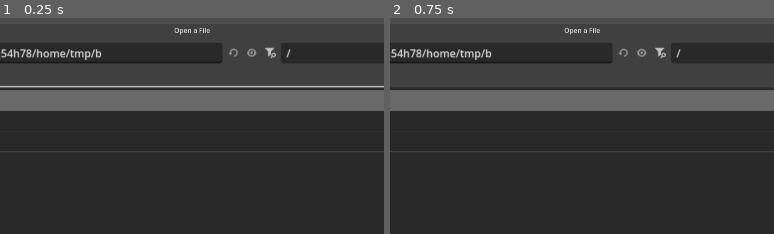
Above: before the commit, frames 1-2 (left to right).
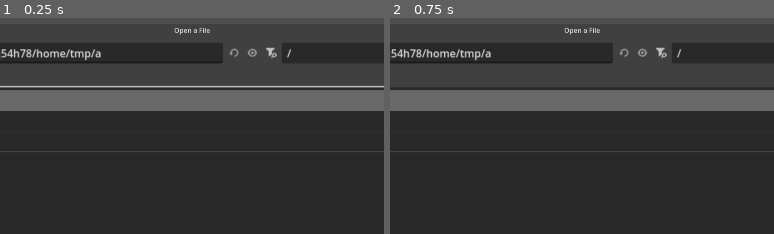
Above: after the commit, the same moments.

Repository: sirseagull69/PokemonSoulSilver-HD
Game: Godot game, scene res://main.tscn
The game is run twice, just before and just after one commit, with the same random seed, the same clock (stepped at 60 frames per second) and the same inputs.
Inputs (mouse positions are % of the whole screen's width and height, from its top left):
- Up to frame 1 (0.25 s): no input
- Up to frame 2 (0.75 s): click (34, 87) at 0.52 s; type "12" at 0.6 s
The pictures show only the part of the screen within x 27-77%, y 0-50%; the shares and areas given below are measured in that part.

The runs differ from the first frame. In frame 1, 0.2% of the frame differs, in the area x 24-76%, y 13-19%; in frame 2, 0.2%.

Commit message:
0.2: Tag/Nacht repariert, Wetter, Wolkenschatten, Sonnenstrahlen, Regen, Nebel, Lichter nachts
Co-Authored-By: Claude Opus 5.5 <noreply@anthropic.com>
Claude-Session: https://claude.ai/code/session_01FfpmogJasVcYYCnjjh3x2Q

Diff:
--- a/engine/main.gd
+++ b/engine/main.gd
@@ -12,11 +12,10 @@
 var _yaw := 0.0
 var _pitch := -48.0
 var _dist := 16.0
-var _env: WorldEnvironment
-var _sun: DirectionalLight3D
-var _day := true
+var _atmo: Atmosphere
 var _fx := true
 var _label := Label.new()
+var _hilfe := ""
 
 
 func _ready() -> void:
@@ -157,11 +156,11 @@
 	var loader := MapLoader.new(rom, Look.material)
 	var town := loader.load_town("T20", 1)
 	add_child(town)
-	_env = Look.environment(_day)
-	add_child(_env)
-	_sun = Look.sun(_day)
-	add_child(_sun)
 	add_child(_focus)
+	_atmo = Atmosphere.new()
+	_atmo.follow = _focus
+	add_child(_atmo)
+	_atmo.add_lamps_for(town)
 	_cam.attributes = Look.camera_attributes()
 	_cam.fov = 32.0
 	_focus.add_child(_cam)
@@ -174,7 +173,8 @@
 	marker.mesh = cap
 	marker.position = Vector3(0, 1.0, 0)
 	_focus.add_child(marker)
-	_status("Neuborkia geladen (%d ms). A: Tag/Nacht · B: Effekte" % (Time.get_ticks_msec() - t0))
+	_hilfe = "A: Tag/Nacht · Y: Wetter · B: Effekte an/aus"
+	_status("Neuborkia geladen (%d ms)\n%s" % [Time.get_ticks_msec() - t0, _hilfe])
 
 
 func _process(delta: float) -> void:
@@ -200,23 +200,27 @@
 		ca.dof_blur_near_distance = max(_dist - 7.0, 1.0)
 
 
-func _unhandled_input(e: InputEvent) -> void:
-	if _env == null:
-		return
-	if e.is_action_pressed("ui_accept") or (e is InputEventKey and e.pressed and e.keycode == KEY_T):
-		_day = not _day
-		_env.queue_free(); _sun.queue_free()
-		_env = Look.environment(_day); _sun = Look.sun(_day)
-		add_child(_env); add_child(_sun)
-		_env.environment.ssao_enabled = _fx
-	elif e.is_action_pressed("ui_cancel") or (e is InputEventKey and e.pressed and e.keycode == KEY_F):
-		_fx = not _fx
-		var env := _env.environment
-		env.ssao_enabled = _fx
-		env.glow_enabled = _fx
-		env.adjustment_enabled = _fx
-		_sun.shadow_enabled = _fx
-		var ca := _cam.attributes as CameraAttributesPractical
-		ca.dof_blur_far_enabled = _fx
-		ca.dof_blur_near_enabled = _fx
-		_status("Effekte " + ("an" if _fx else "aus"))
+func _input(e: InputEvent) -> void:
+	if _atmo == null:
+		return
+	var btn := -1
+	if e is InputEventJoypadButton and e.pressed:
+		btn = e.button_index
+	elif e is InputEventKey and e.pressed and not e.echo:
+		match e.keycode:
+			KEY_T: btn = JOY_BUTTON_A
+			KEY_F: btn = JOY_BUTTON_B
+			KEY_W: btn = JOY_BUTTON_Y
+	match btn:
+		JOY_BUTTON_A:
+			_atmo.toggle_day()
+			_status(("Tag" if _atmo.is_day() else "Nacht") + "\n" + _hilfe)
+		JOY_BUTTON_Y, JOY_BUTTON_X:
+			_status("Wetter: " + _atmo.next_weather() + "\n" + _hilfe)
+		JOY_BUTTON_B:
+			_fx = not _fx
+			_atmo.set_effects(_fx)
+			var ca := _cam.attributes as CameraAttributesPractical
+			ca.dof_blur_far_enabled = _fx
+			ca.dof_blur_near_enabled = _fx
+			_status("Effekte " + ("an" if _fx else "aus") + "\n" + _hilfe)
--- /dev/null
+++ b/engine/world/atmosphere.gd
@@ -0,0 +1,209 @@
+class_name Atmosphere
+extends Node3D
+## Tageszeit, Wetter und Licht-Stimmung in einem Knoten.
+## Alles wird weich überblendet; es gibt nur EINE WorldEnvironment.
+
+enum Wetter { KLAR, WOLKIG, REGEN, NEBEL }
+const WETTER_NAMEN := ["Klar", "Wolkig", "Regen", "Nebel"]
+
+var time_of_day := 13.0          # 0..24
+var _target_time := 13.0
+var wetter := Wetter.KLAR
+var effects := true
+var _w := [1.0, 0.0, 0.0, 0.0]   # aktuelle Wetter-Gewichte (weich)
+
+var env := Environment.new()
+var _we := WorldEnvironment.new()
+var sun := DirectionalLight3D.new()
+var _clouds := Decal.new()
+var _rain := GPUParticles3D.new()
+var _lamps: Array[OmniLight3D] = []
+var follow: Node3D               # Regen folgt diesem Knoten (Kamera-Fokus)
+
+
+func _ready() -> void:
+	_we.environment = env
+	add_child(_we)
+	sun.shadow_enabled = true
+	sun.shadow_blur = 1.5
+	sun.directional_shadow_max_distance = 80.0
+	sun.light_volumetric_fog_energy = 1.6
+	add_child(sun)
+	_setup_env()
+	_setup_clouds()
+	_setup_rain()
+	_apply(1.0)
+
+
+func _setup_env() -> void:
+	env.background_mode = Environment.BG_COLOR
+	env.ambient_light_source = Environment.AMBIENT_SOURCE_COLOR
+	env.tonemap_mode = Environment.TONE_MAPPER_FILMIC
+	env.tonemap_exposure = 1.05
+	env.ssao_enabled = true
+	env.ssao_radius = 1.2
+	env.ssao_intensity = 2.2
+	env.ssao_power = 1.6
+	env.glow_enabled = true
+	env.glow_intensity = 0.6
+	env.glow_bloom = 0.08
+	env.glow_hdr_threshold = 0.95
+	env.adjustment_enabled = true
+	env.fog_enabled = true
+	# Volumetrischer Nebel = sichtbare Sonnenstrahlen zwischen Bäumen und Häusern
+	env.volumetric_fog_enabled = true
+	env.volumetric_fog_density = 0.012
+	env.volumetric_fog_length = 48.0
+	env.volumetric_fog_detail_spread = 2.0
+	env.volumetric_fog_ambient_inject = 0.15
+	env.volumetric_fog_anisotropy = 0.6
+
+
+## Wandernde Wolkenschatten: großes Decal mit Rauschen, das langsam driftet.
+func _setup_clouds() -> void:
+	var noise := FastNoiseLite.new()
+	noise.noise_type = FastNoiseLite.TYPE_SIMPLEX_SMOOTH
+	noise.frequency = 0.006
+	noise.fractal_octaves = 4
+	var grad := Gradient.new()
+	grad.set_color(0, Color(0, 0, 0, 0))
+	grad.set_color(1, Color(0, 0, 0, 1))
+	grad.add_point(0.45, Color(0, 0, 0, 0))
+	grad.add_point(0.62, Color(0, 0, 0, 0.85))
+	var tex := NoiseTexture2D.new()
+	tex.width = 512
+	tex.height = 512
+	tex.seamless = true
+	tex.noise = noise
+	tex.color_ramp = grad
+	_clouds.texture_albedo = tex
+	_clouds.size = Vector3(220, 80, 220)
+	_clouds.position = Vector3(0, 20, 0)
+	_clouds.albedo_mix = 1.0
+	_clouds.upper_fade = 0.0
+	_clouds.lower_fade = 0.0
+	add_child(_clouds)
+
+
+func _setup_rain() -> void:
+	var pm := ParticleProcessMaterial.new()
+	pm.emission_shape = ParticleProcessMaterial.EMISSION_SHAPE_BOX
+	pm.emission_box_extents = Vector3(30, 0.5, 30)
+	pm.direction = Vector3(0.15, -1, 0.05)
+	pm.spread = 3.0
+	pm.initial_velocity_min = 28.0
+	pm.initial_velocity_max = 34.0
+	pm.gravity = Vector3(0, -20, 0)
+	var drop := QuadMesh.new()
+	drop.size = Vector2(0.03, 0.7)
+	var dm := StandardMaterial3D.new()
+	dm.shading_mode = BaseMaterial3D.SHADING_MODE_UNSHADED
+	dm.transparency = BaseMaterial3D.TRANSPARENCY_ALPHA
+	dm.albedo_color = Color(0.75, 0.82, 0.95, 0.45)
+	dm.billboard_mode = BaseMaterial3D.BILLBOARD_FIXED_Y
+	drop.material = dm
+	_rain.draw_pass_1 = drop
+	_rain.process_material = pm
+	_rain.amount = 3500
+	_rain.lifetime = 1.2
+	_rain.visibility_aabb = AABB(Vector3(-35, -40, -35), Vector3(70, 45, 70))
+	_rain.position = Vector3(0, 22, 0)
+	_rain.emitting = false
+	add_child(_rain)
+
+
+## Warme Lichter vor den Gebäuden, nur nachts. Positionen aus den geladenen Gebäuden.
+func add_lamps_for(town: Node3D) -> void:
+	for c in town.get_children():
+		var mi := c as MeshInstance3D
+		if mi == null or not mi.name.begins_with("Gebaeude") or mi.mesh == null:
+			continue
+		var bb := mi.mesh.get_aabb()
+		if bb.size.x < 3.0 or bb.size.y < 2.0:
+			continue   # nur Häuser, keine Zäune/Schilder
+		var l := OmniLight3D.new()
+		l.light_color = Color(1.0, 0.72, 0.4)
+		l.omni_range = 5.5
+		l.light_energy = 0.0
+		l.shadow_enabled = false
+		l.position = mi.position + Vector3(bb.get_center().x, bb.position.y + 1.4, bb.end.z + 0.6)
+		town.add_child(l)
+		_lamps.append(l)
+
+
+func toggle_day() -> void:
+	_target_time = 22.0 if is_day() else 13.0
+
+
+func is_day() -> bool:
+	return _target_time > 6.0 and _target_time < 19.0
+
+
+func next_weather() -> String:
+	wetter = (wetter + 1) % 4
+	return WETTER_NAMEN[wetter]
+
+
+func set_effects(on: bool) -> void:
+	effects = on
+	env.ssao_enabled = on
+	env.glow_enabled = on
+	env.adjustment_enabled = on
+	env.volumetric_fog_enabled = on
+	sun.shadow_enabled = on
+	_clouds.visible = on
+
+
+func _process(delta: float) -> void:
+	# Zeit weich zum Ziel laufen lassen (~3 s für einen Wechsel)
+	var d := _target_time - time_of_day
+	time_of_day += clamp(d, -delta * 3.0, delta * 3.0)
+	for i in 4:
+		_w[i] = move_toward(_w[i], 1.0 if i == wetter else 0.0, delta * 0.6)
+	if follow:
+		_rain.global_position = follow.global_position + Vector3(0, 22, 0)
+	_clouds.position.x = fmod(_clouds.position.x + delta * 1.4, 220.0)
+	_clouds.position.z = fmod(_clouds.position.z + delta * 0.6, 220.0)
+	_apply(delta)
+
+
+func _apply(_delta: float) -> void:
+	# Tageslicht 0 (Nacht) .. 1 (Mittag), mit Dämmerung
+	var t := time_of_day
+	var daylight: float = clamp(sin((t - 6.0) / 12.0 * PI), 0.0, 1.0)
+	var dusk: float = clamp(1.0 - abs(daylight - 0.25) * 4.0, 0.0, 1.0)   # Abend-/Morgenrot
+	var night := 1.0 - daylight
+
+	var wolkig: float = _w[1]
+	var regen: float = _w[2]
+	var nebel: float = _w[3]
+	var grau: float = clamp(wolkig * 0.5 + regen * 0.9 + nebel * 0.6, 0.0, 1.0)
+
+	# Sonne: Winkel folgt der Uhrzeit, nachts Mondlicht
+	var elev: float = lerp(8.0, 58.0, daylight)
+	sun.rotation_degrees = Vector3(-elev, -35.0 + (t - 12.0) * 6.0, 0)
+	var sun_day := Color(1.0, 0.94, 0.82).lerp(Color(1.0, 0.62, 0.38), dusk)
+	var sun_col := sun_day.lerp(Color(0.55, 0.65, 1.0), night)
+	sun.light_color = sun_col.lerp(Color(0.8, 0.82, 0.88), grau)
+	sun.light_energy = lerp(0.22, 1.3, daylight) * (1.0 - grau * 0.65)
+
+	var sky_day := Color(0.55, 0.72, 0.95).lerp(Color(0.95, 0.6, 0.45), dusk * 0.7)
+	var sky := sky_day.lerp(Color(0.04, 0.06, 0.14), night).lerp(Color(0.5, 0.53, 0.58) * (0.3 + daylight * 0.7), grau)
+	env.background_color = sky
+	env.ambient_light_color = Color(0.75, 0.8, 0.95).lerp(Color(0.25, 0.3, 0.55), night).lerp(Color(0.7, 0.72, 0.76), grau)
+	env.ambient_light_energy = lerp(0.35, 0.55, daylight) + grau * 0.15
+	env.adjustment_saturation = lerp(1.15, 0.85, grau)
+	env.adjustment_contrast = lerp(1.06, 0.98, grau)
+
+	env.fog_light_color = sky
+	env.fog_density = 0.004 + nebel * 0.03 + regen * 0.01
+	env.volumetric_fog_density = 0.012 + nebel * 0.03 + regen * 0.01
+	env.volumetric_fog_albedo = Color(0.9, 0.92, 1.0)
+
+	_clouds.modulate = Color(1, 1, 1, clamp(0.18 + wolkig * 0.45 + regen * 0.3, 0.0, 0.75) * daylight)
+	_rain.emitting = regen > 0.3 and effects
+	_rain.amount_ratio = clamp(regen, 0.05, 1.0)
+
+	var lamp_e: float = clamp(night * 1.6 + grau * 0.4, 0.0, 1.6)
+	for l in _lamps:
+		l.light_energy = lamp_e
Not shown, changed: engine/export_presets.cfg
Not shown, added: engine/world/atmosphere.gd.uid
